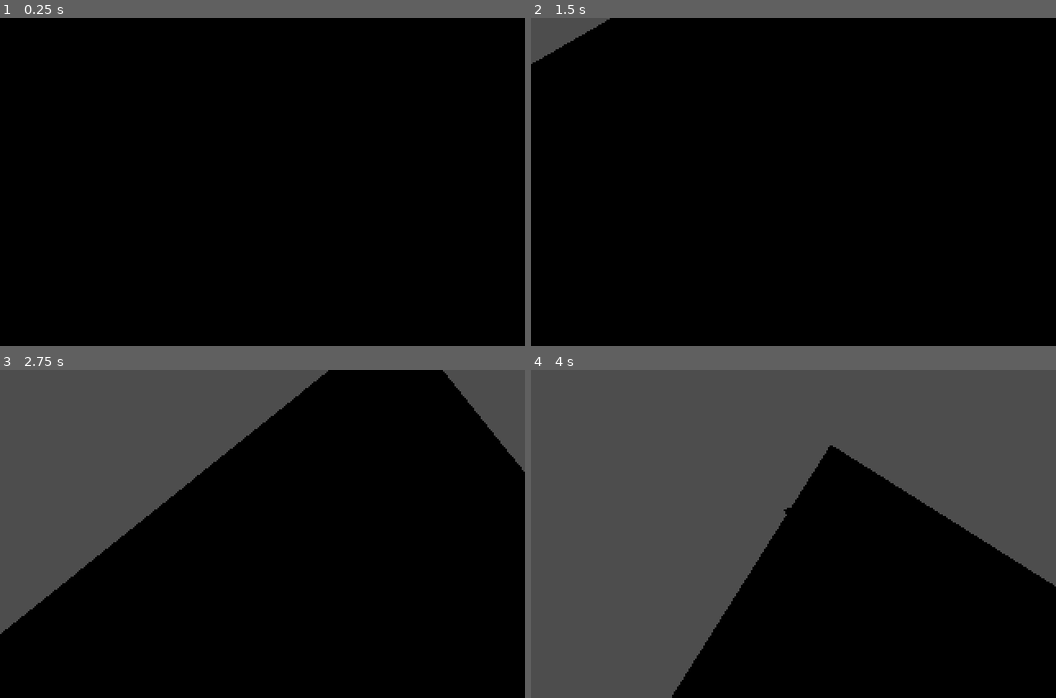
Above: before the commit, frames 1-4 (two rows, left to right).
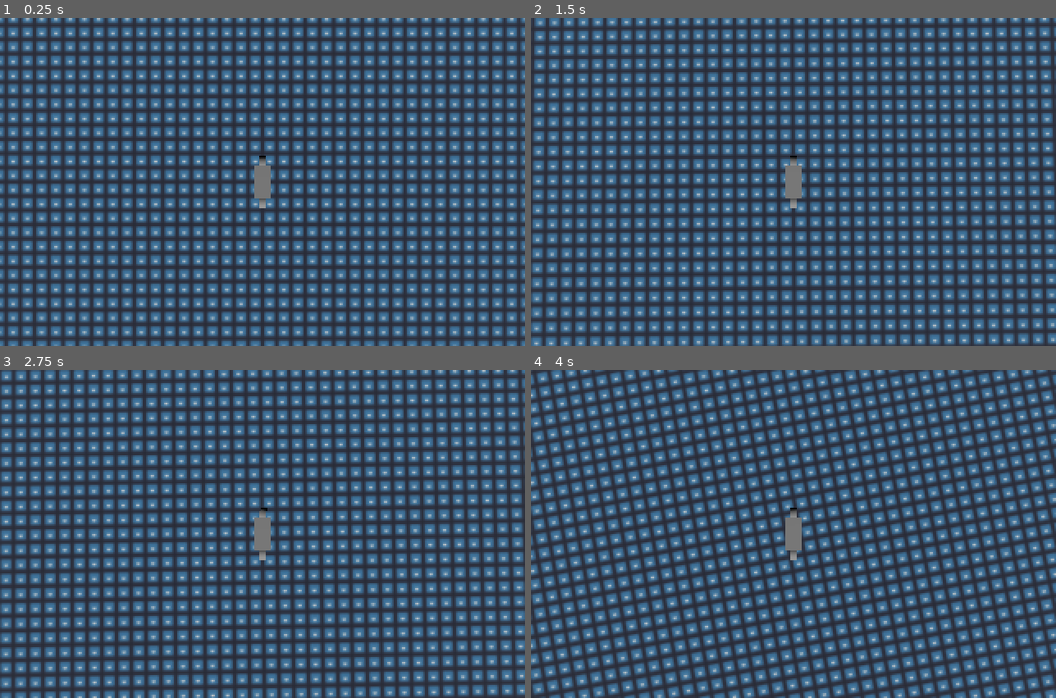
Above: after the commit, the same moments.

Repository: MGhaith/Cycle_Chump
Game: Godot game, scene res://scenes/test_map.tscn
Two runs of this game, one before a commit and one after it. Both use one fixed random seed, a clock stepped at 60 frames per second and the inputs below. The engine's default icon, where the game draws it, is replaced by a stand-in: a white triangle on a blue panel in a dark square.
Inputs:
- Up to frame 1 (0.25 s): no input
- Up to frame 2 (1.5 s): hold D (right) 0.53-1.28 s; hold Shift (shift) 0.53-1.28 s; hold A (left) from 1.28 s (still down); tap Shift (shift) at 1.35 s
- Up to frame 3 (2.75 s): release A (left) at 2.03 s; hold D (right) from 2.03 s (still down); hold Shift (shift) from 2.03 s (still down)
- Up to frame 4 (4 s): release Shift (shift) at 2.78 s; tap Shift (shift) at 2.85 s; release D (right) at 3.53 s; hold A (left) from 3.53 s (still down); hold Shift (shift) from 3.53 s (still down)

The runs differ from the first frame. In frame 1, 100% of the frame differs, in the area x 0-100%, y 0-100%; in frame 2, 100%; in frame 3, 99%; in frame 4, 99%.

Commit message:
Bike Physics Finished
A wheel rotation, and more..

Diff:
--- a/prefabs/characters/player_bike.tscn
+++ b/prefabs/characters/player_bike.tscn
@@ -1,27 +1,60 @@
-[gd_scene load_steps=3 format=3 uid="uid://we1v4ccuakse"]
+[gd_scene load_steps=5 format=3 uid="uid://we1v4ccuakse"]
 
 [ext_resource type="Script" path="res://scripts/player_bike.gd" id="1_offvd"]
 
-[sub_resource type="SphereShape3D" id="SphereShape3D_aqoiy"]
-radius = 1.0
+[sub_resource type="ConvexPolygonShape3D" id="ConvexPolygonShape3D_tk4rn"]
+points = PackedVector3Array(0.5, 0.5, 1, 0.5, -0.5, 1, 0.5, 0.5, -1, -0.5, 0.5, 1, -0.5, -0.5, 1, 0.5, -0.5, -1, -0.5, 0.5, -1, -0.5, -0.5, -1)
 
-[node name="PlayerBike" type="CharacterBody3D" node_paths=PackedStringArray("front_wheel")]
+[sub_resource type="BoxMesh" id="BoxMesh_phm6x"]
+size = Vector3(1, 1, 2)
+
+[sub_resource type="CylinderMesh" id="CylinderMesh_sqfuo"]
+
+[node name="PlayerBike" type="VehicleBody3D" node_paths=PackedStringArray("front_wheel_mesh", "front_wheel", "rear_wheel")]
+transform = Transform3D(1, 0, 0, 0, 1, 0, 0, 0, 1, 2.08165e-12, 0.55, 2.08165e-12)
 script = ExtResource("1_offvd")
-front_wheel = NodePath("FrontWheel")
+front_wheel_mesh = NodePath("FrontWheelMesh")
+front_wheel = NodePath("FrontWheelR")
+rear_wheel = NodePath("RearWheel")
 
-[node name="Bike" type="CSGBox3D" parent="."]
-size = Vector3(0.5, 1, 2)
+[node name="BikeCollisionShape" type="CollisionShape3D" parent="."]
+transform = Transform3D(1, 0, 0, 0, 1, 0, 0, 0, 1, 2.08165e-12, 0.5, 2.08165e-12)
+shape = SubResource("ConvexPolygonShape3D_tk4rn")
 
-[node name="CollisionShape3D" type="CollisionShape3D" parent="."]
-shape = SubResource("SphereShape3D_aqoiy")
+[node name="BikeMesh" type="MeshInstance3D" parent="BikeCollisionShape"]
+mesh = SubResource("BoxMesh_phm6x")
+skeleton = NodePath("")
+
+[node name="RearWheelMesh" type="MeshInstance3D" parent="."]
+transform = Transform3D(-4.37114e-08, -0.2, 3.48787e-16, 1, -8.74228e-09, -3.48787e-16, 3.48787e-16, 6.97574e-17, 1, 0, 0, -1.25)
+mesh = SubResource("CylinderMesh_sqfuo")
+skeleton = NodePath(".")
+
+[node name="FrontWheelMesh" type="MeshInstance3D" parent="."]
+transform = Transform3D(-4.37114e-08, -0.2, 3.48787e-16, 1, -8.74228e-09, -3.48787e-16, 3.48787e-16, 6.97574e-17, 1, 0, 0, 1.25)
+mesh = SubResource("CylinderMesh_sqfuo")
+skeleton = NodePath("../RearWheelMesh")
+
+[node name="RearWheel" type="VehicleWheel3D" parent="."]
+transform = Transform3D(1, 0, 0, 0, 1, 0, 0, 0, 1, 0, 0, -1.25)
+use_as_traction = true
+wheel_friction_slip = 1.0
+suspension_travel = 0.1
+suspension_stiffness = 150.0
+
+[node name="FrontWheelR" type="VehicleWheel3D" parent="."]
+transform = Transform3D(1, 0, 0, 0, 1, 0, 0, 0, 1, 1, 2.08165e-12, 1.25)
+use_as_steering = true
+wheel_friction_slip = 0.7
+suspension_travel = 0.1
+suspension_stiffness = 150.0
+
+[node name="FrontWheelL" type="VehicleWheel3D" parent="."]
+transform = Transform3D(1, 0, 0, 0, 1, 0, 0, 0, 1, -1, 2.08165e-12, 1.25)
+use_as_steering = true
+wheel_friction_slip = 0.7
+suspension_travel = 0.1
+suspension_stiffness = 150.0
 
 [node name="Camera3D" type="Camera3D" parent="."]
-transform = Transform3D(-1, 8.74228e-08, 3.82137e-15, -1.5246e-23, -4.37114e-08, 1, 8.74228e-08, 1, 4.37114e-08, 2.08165e-12, 11.7664, 2.08165e-12)
-
-[node name="FrontWheel" type="CSGCylinder3D" parent="."]
-transform = Transform3D(-4.37114e-08, -1, 3.48787e-16, 1, -4.37114e-08, -3.48787e-16, 3.48787e-16, 3.48787e-16, 1, 2.08165e-12, 2.08165e-12, 1)
-height = 0.697182
-
-[node name="RearWheel" type="CSGCylinder3D" parent="."]
-transform = Transform3D(-4.37114e-08, -1, 3.48787e-16, 1, -4.37114e-08, -3.48787e-16, 3.48787e-16, 3.48787e-16, 1, 0, 0, -0.854978)
-height = 0.697182
+transform = Transform3D(-1, 8.74228e-08, 3.82137e-15, -1.5246e-23, -4.37114e-08, 1, 8.74228e-08, 1, 4.37114e-08, 2.08165e-12, 14.035, 2.08165e-12)
--- a/scenes/test_map.tscn
+++ b/scenes/test_map.tscn
@@ -5,9 +5,10 @@
 
 [sub_resource type="StandardMaterial3D" id="StandardMaterial3D_ujhgw"]
 albedo_texture = ExtResource("2_wjr0j")
+uv1_triplanar = true
 
 [sub_resource type="PlaneMesh" id="PlaneMesh_l2cs5"]
-size = Vector2(50, 50)
+size = Vector2(1000, 1000)
 
 [sub_resource type="WorldBoundaryShape3D" id="WorldBoundaryShape3D_ya3ho"]
 
@@ -15,8 +16,8 @@
 
 [node name="PlayerBike" parent="." instance=ExtResource("1_iuiyc")]
 transform = Transform3D(1, 0, 0, 0, 1, 0, 0, 0, 1, 0, 1.25811, 0)
-bike_normal_speed = 20.0
-bike_fast_speed = 25.0
+bike_normal_speed = 60.0
+bike_slow_speed = 20.0
 
 [node name="CSGMesh3D" type="CSGMesh3D" parent="."]
 material_override = SubResource("StandardMaterial3D_ujhgw")
@@ -26,3 +27,6 @@
 
 [node name="CollisionShape3D" type="CollisionShape3D" parent="CSGMesh3D/StaticBody3D"]
 shape = SubResource("WorldBoundaryShape3D_ya3ho")
+
+[node name="DirectionalLight3D" type="DirectionalLight3D" parent="."]
+transform = Transform3D(-0.996587, 0.0825472, 4.54567e-09, 0.0664298, 0.802002, 0.593616, 0.0490013, 0.59159, -0.804749, 0, 54.5862, 0)
--- a/scripts/player_bike.gd
+++ b/scripts/player_bike.gd
@@ -1,39 +1,73 @@
-extends CharacterBody3D
+extends VehicleBody3D
 
 @export_category("Bike Mesh")
-@export var front_wheel : Node
+@export var front_wheel_mesh : MeshInstance3D
+@export var front_wheel : VehicleWheel3D
+@export var rear_wheel : VehicleWheel3D
 
 @export_category("Bike Values")
+@export var steer_angle = 20.0
+@export var steer_speed = 2.0
+
+@export_category("Bike Speeds Mesure In Kilometres")
 @export var bike_normal_speed = 5.0
-@export var bike_fast_speed = 10.0
+@export var bike_slow_speed = 10.0
 
 var bike_current_speed = 5.0
 
-var steering = 0
+var is_on_ground = false
+var is_steering_lean = false
 
 func _physics_process(delta):
 	 # sets the steering amount base on the speed of the bike
-	steering = (bike_current_speed - 2)
 
 	# gets the input axis (positive, negative)
-	var input_dir = Input.get_axis("right", "left") * deg_to_rad(steering)
+	var input_dir = Input.get_axis("right", "left")
 
 	# a function that helps change the speed
 	if Input.is_action_pressed("shift"):
-		bike_current_speed = bike_fast_speed
+		bike_current_speed = bike_slow_speed
 	else:
 		bike_current_speed = bike_normal_speed
 
 
-	rotate_y(input_dir / bike_current_speed)
+	engine_force = lerp(engine_force, bike_current_speed, delta )
+	print(deg_to_rad(steer_angle))
 
-	var direction = Vector3.ZERO
+	steering = lerp_angle(steering, input_dir * deg_to_rad(steer_angle), steer_speed * delta)
 
-	direction = lerp(direction, (transform.basis * Vector3(input_dir, 0, 1)).normalized(), delta * bike_current_speed)
+	var target_rotation = input_dir * steer_angle
+	front_wheel_mesh.rotation_degrees.y = lerp(front_wheel_mesh.rotation_degrees.y, target_rotation, steer_speed * delta)
 
-	velocity = velocity.normalized()
-	velocity.x = direction.x * bike_current_speed
-	velocity.z = direction.z * bike_current_speed
+func _integrate_forces(state):
 
-	front_wheel.rotation.y = input_dir
-	move_and_slide()
+	if front_wheel.is_in_contact() or rear_wheel.is_in_contact():
+		is_on_ground = true
+	else:
+		is_on_ground = false
+
+	var current_velocity = state.transform.basis.inverse() * linear_velocity
+	var negative_vel = current_velocity.z
+
+
+	if negative_vel >= 15:
+		is_steering_lean = true
+	elif negative_vel < 13:
+		is_steering_lean = false
+
+	print(is_steering_lean, "negative_vel ", negative_vel, angular_velocity)
+
+	var input_dir = Input.get_axis("right", "left")
+
+	if is_on_ground:
+		if is_steering_lean:
+			angular_velocity = lerp(angular_velocity, -state.transform.basis.z * input_dir, 0.1)
+			steering = lerp(steering, rotation.z / 2, 0.1)
+			print("a")
+		elif abs(rotation_degrees.z) >= 1:
+			angular_velocity = lerp(angular_velocity, -state.transform.basis.z * sign(rotation_degrees.z), 0.1)
+			print("b")
+		else:
+			angular_velocity.x = 0
+			angular_velocity.z = 0
+			print("c")
